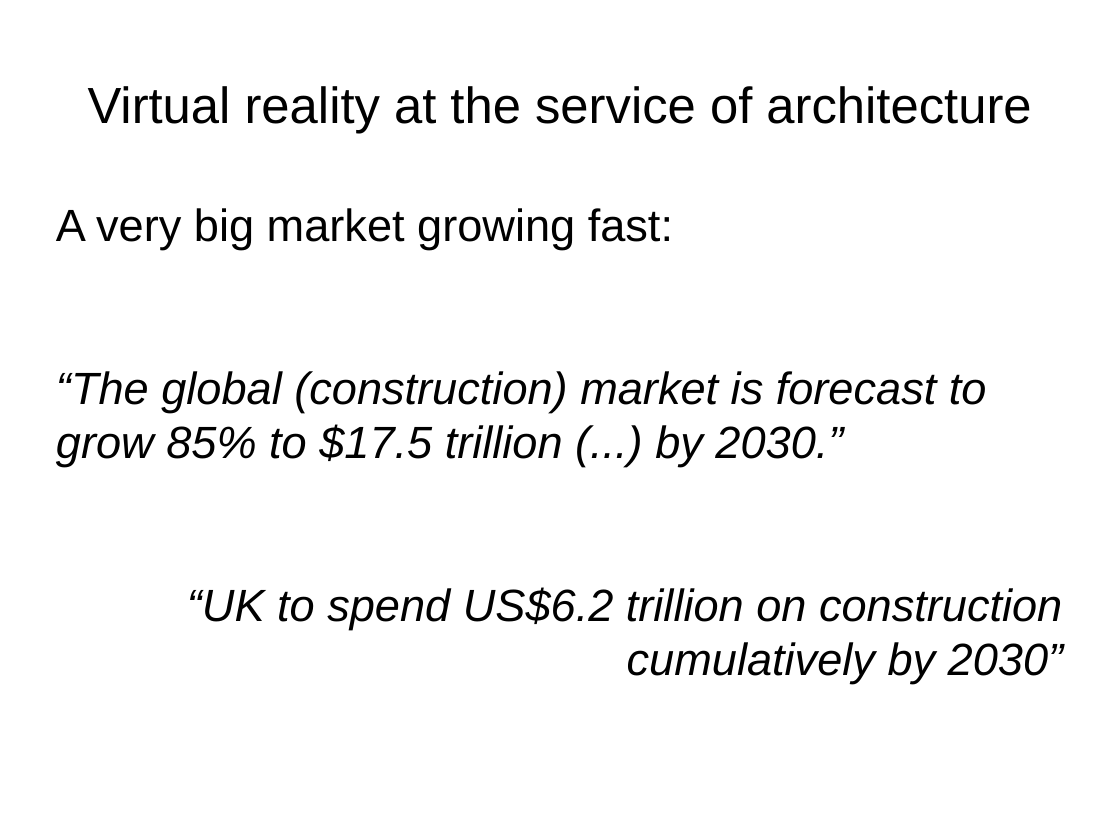
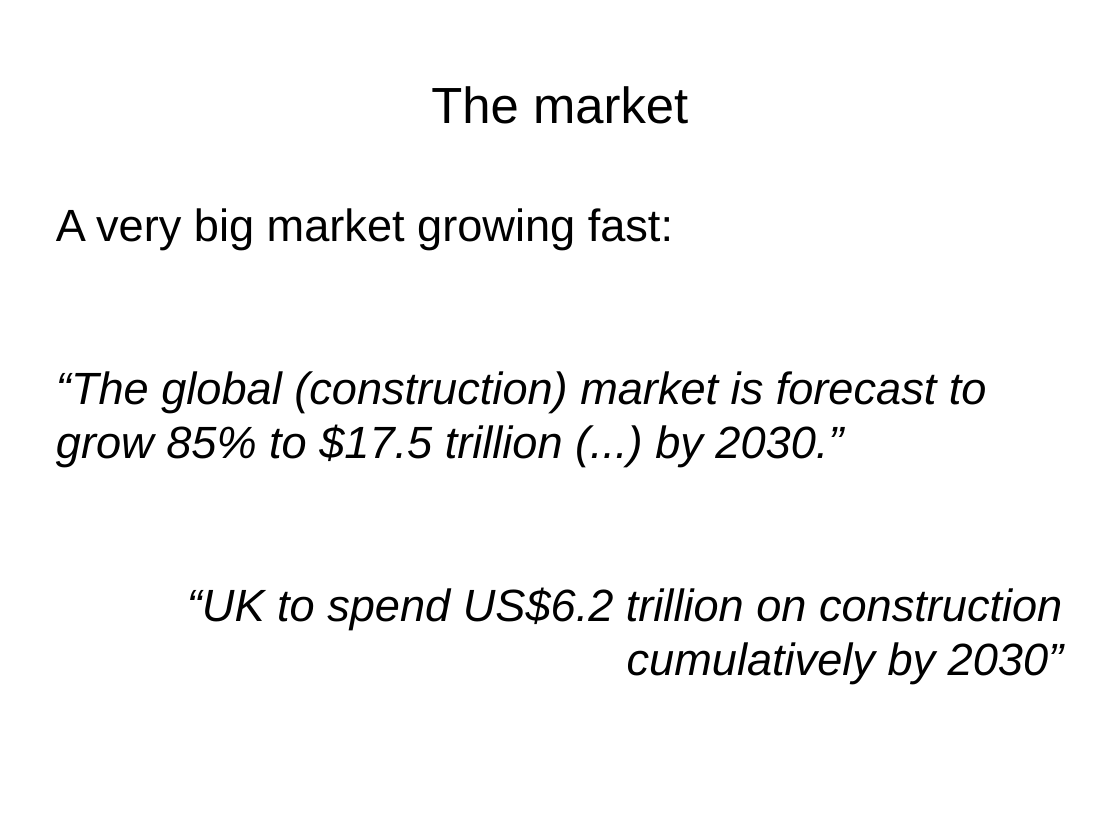
Before and after one commit to quentinleguennec/presentations, a slide deck: slide 6 of pitch_apps_world_2016.odp. Drawn at 1120x840 pixels with LibreOffice and Linux fonts; fonts in the diff are those of the drawing; background and template pictures are left out. Boxes give left, top, right and bottom in pixels: in the first picture for what was removed or moved away, otherwise in the second. Text is boxed around its words. In the diff, an @@ line names an element or a change of style, - is before the commit and + after.

```diff
--- a/pitch_apps_world_2016.odp
+++ b/pitch_apps_world_2016.odp
@@ title at (431, 86, 688, 124): text changed @@
-Virtual reality at the service of architecture
+The market
```
Also in this commit, not shown: 5 other slides changed, 5 other files.
